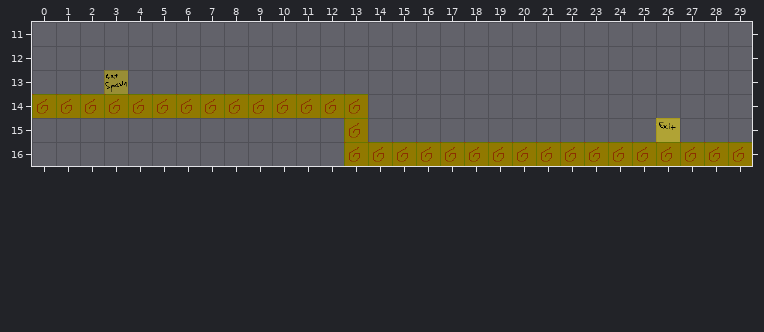
Tiled map (JSON) -- res/level/beginning.json. The first picture shows the starting point.
Cells are 32x32 px. Shown: x 0..29, y 11..16.
Now the later version:
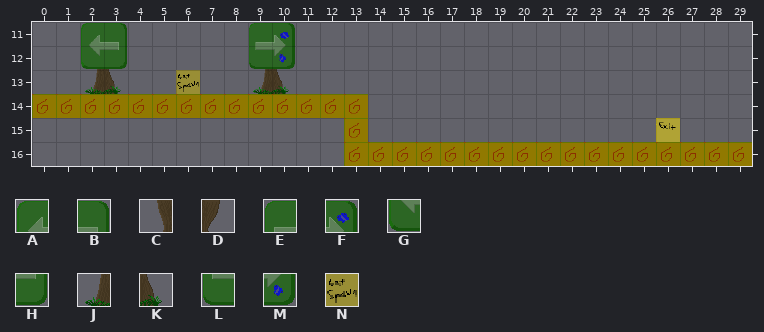
Key: from "tileset": A 351, B 352, C 353, D 354, E 357, F 358, G 371, H 372, J 373, K 374, L 377, M 378, N 391.
_ is an empty cell, . an unchanged one.
See-through tiles are keyed as they look on the map.
The edit:
--- layer "level"
@@ x 2..10 @@
-12 __.....__
-13 __.....__
+12 CD.....CD
+13 JK.....JK
--- layer "detail"
@@ x 2..10 @@
-11 __.....__
-12 __.....__
+11 AB.....EF
+12 GH.....LM
--- layer "spawns"
@@ x 3..6 @@
-13 N.._
+13 _..N
Pixel boxes of the changes (left, top, right, bottom) in both pictures:
changed: (81, 23, 128, 94)
added: (249, 23, 295, 94)
added: (176, 70, 200, 94)
